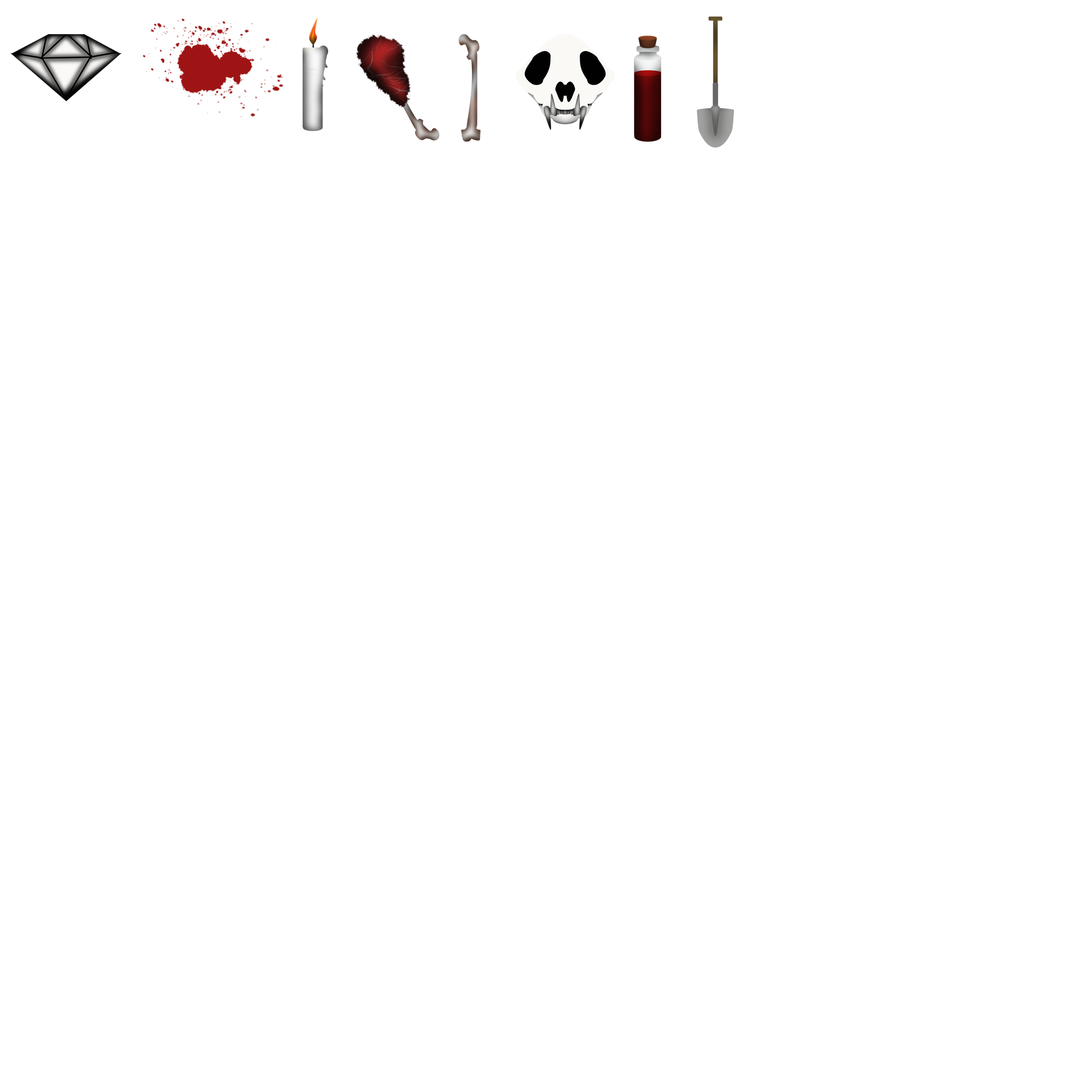
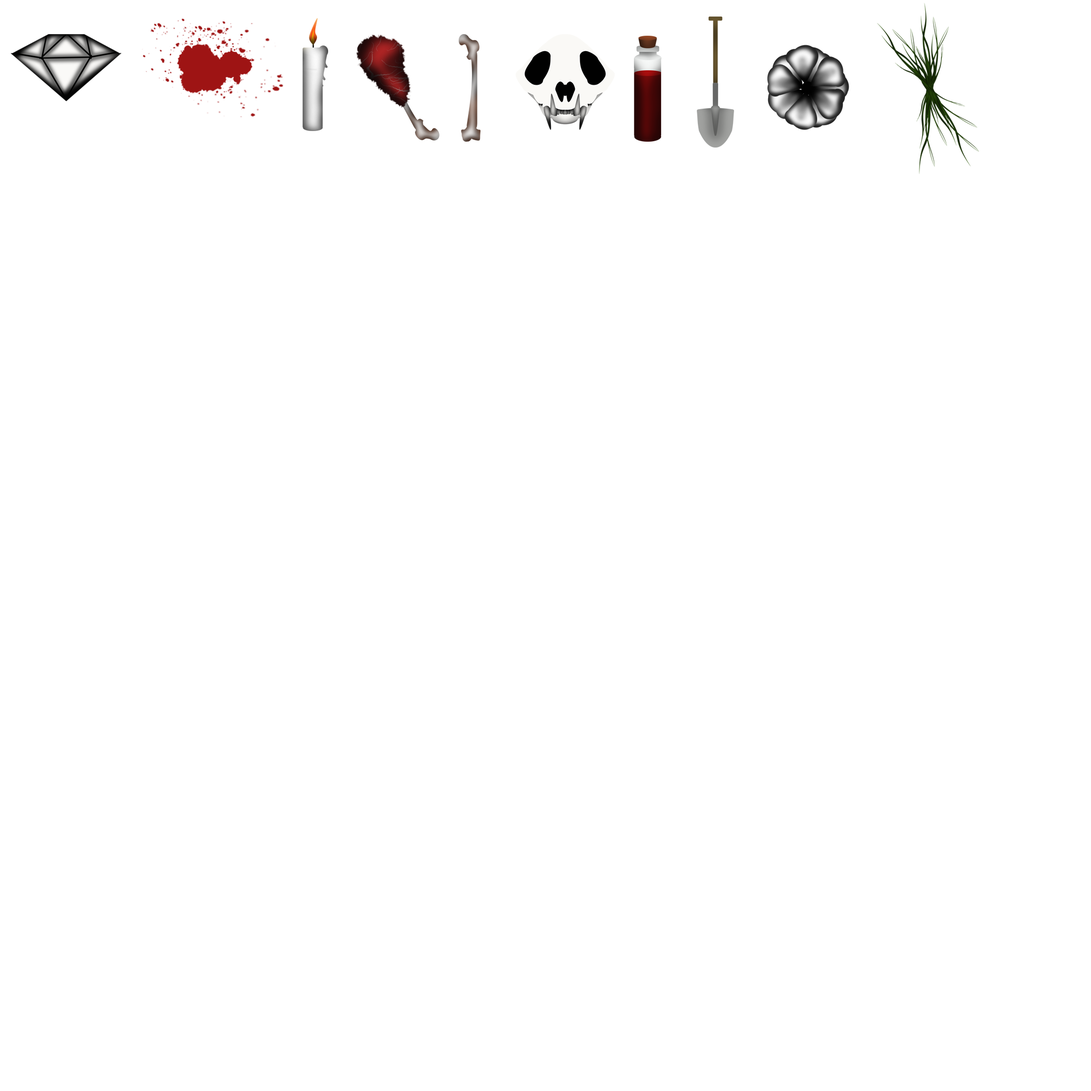
Two versions of the same layered image (w=1091, h=1091). Layer-by-layer changes:
added layer "Layer 12 copy 7" above "Layer 11 copy" over [877, 2, 980, 175]
added layer "Layer 11 copy" above "Layer 8" over [767, 44, 850, 131]
